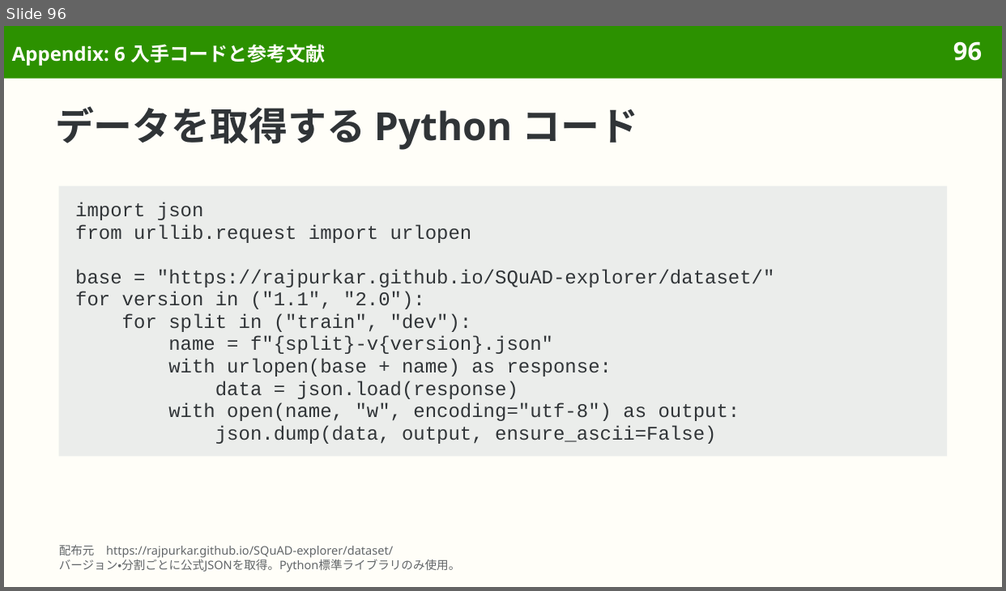
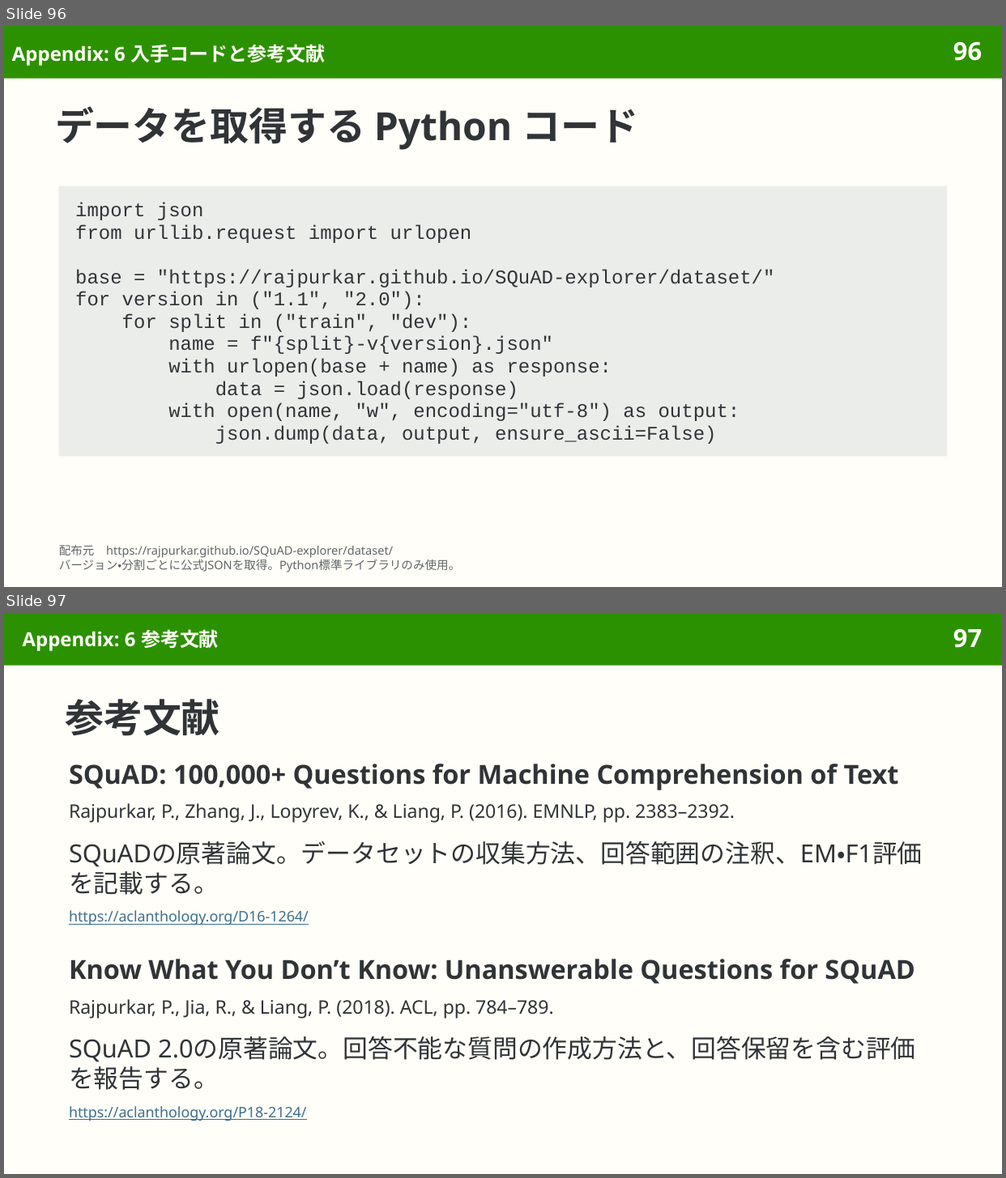
Before and after one commit to sasakiy84/datasets-in-10-minutes, a slide deck: slides/datasets-in-10-minutes-squad.pptx. Shown one above the other, each under a label of ours: slide 96 before the commit, slides 96 and 97 after it. The pictures are 1006x591 and 1006x1178 pixels, drawn with LibreOffice and Linux fonts; fonts in the diff are those of the drawing. Boxes give left, top, right and bottom in pixels: in the first picture for what was removed or moved away, otherwise in the second. Text is boxed around its words. In the diff, an @@ line names an element or a change of style, - is before the commit and + after.

```diff
--- a/slides/datasets-in-10-minutes-squad.pptx
+++ b/slides/datasets-in-10-minutes-squad.pptx
@@ slide 97 added at (4,613,1002,1174), background #FFFEF8; not listed: 2 template elements that a slide beside it also shows @@
@@ title added at (23,629,219,651), 14 pt, text #FFFEF8, bold @@
+Appendix: 6 参考文献
@@ title added at (65,699,219,736), 28 pt, text #303437, bold @@
+参考文献
@@ text added at (69,764,899,790), 19 pt, text #303437, bold @@
+SQuAD: 100,000+ Questions for Machine Comprehension of Text
@@ text added at (69,803,735,823), 13.5 pt, text #303437 @@
+Rajpurkar, P., Zhang, J., Lopyrev, K., & Liang, P. (2016). EMNLP, pp. 2383–2392.
@@ text added at (69,841,923,895), 18 pt, text #303437 @@
+SQuADの原著論文。データセットの収集方法、回答範囲の注釈、EM・F1評価を記載する。
@@ text added at (69,910,309,926), 10.5 pt, text #3F6F8F, underline @@
+https://aclanthology.org/D16-1264/
@@ text added at (69,959,914,984), 19 pt, text #303437, bold @@
+Know What You Don’t Know: Unanswerable Questions for SQuAD
@@ text added at (69,999,554,1019), 13.5 pt, text #303437 @@
+Rajpurkar, P., Jia, R., & Liang, P. (2018). ACL, pp. 784–789.
@@ text added at (69,1037,915,1090), 18 pt, text #303437 @@
+SQuAD 2.0の原著論文。回答不能な質問の作成方法と、回答保留を含む評価を報告する。
@@ text added at (69,1106,307,1122), 10.5 pt, text #3F6F8F, underline @@
+https://aclanthology.org/P18-2124/
```
Also in this commit, not shown: 2 other slides added, 2 slides removed, 10 other files.
